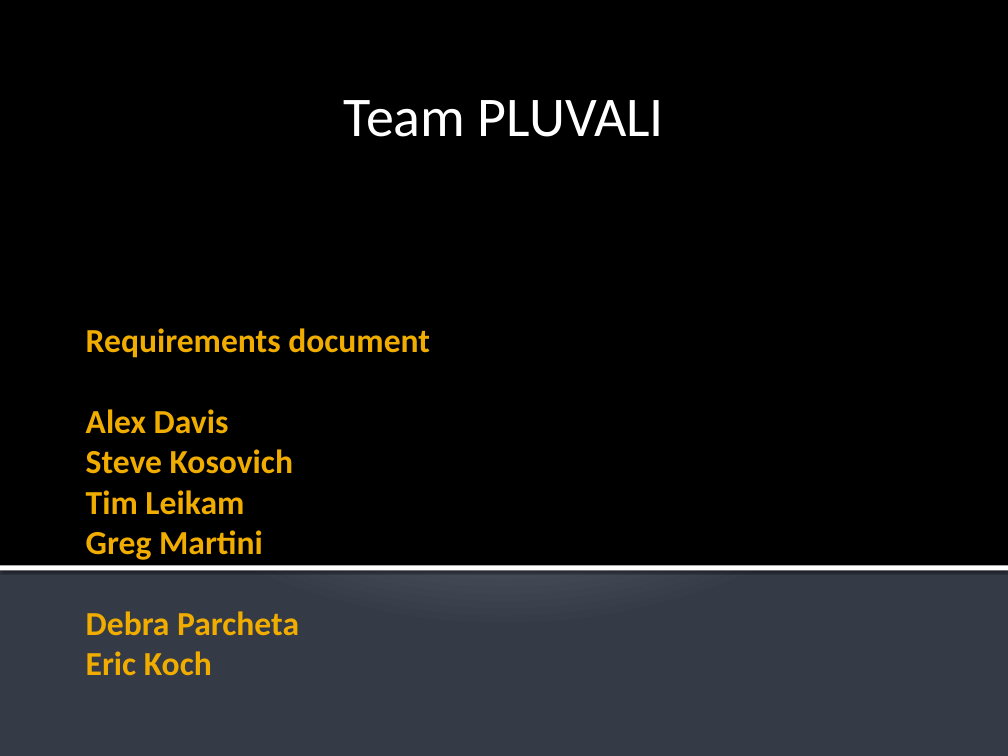
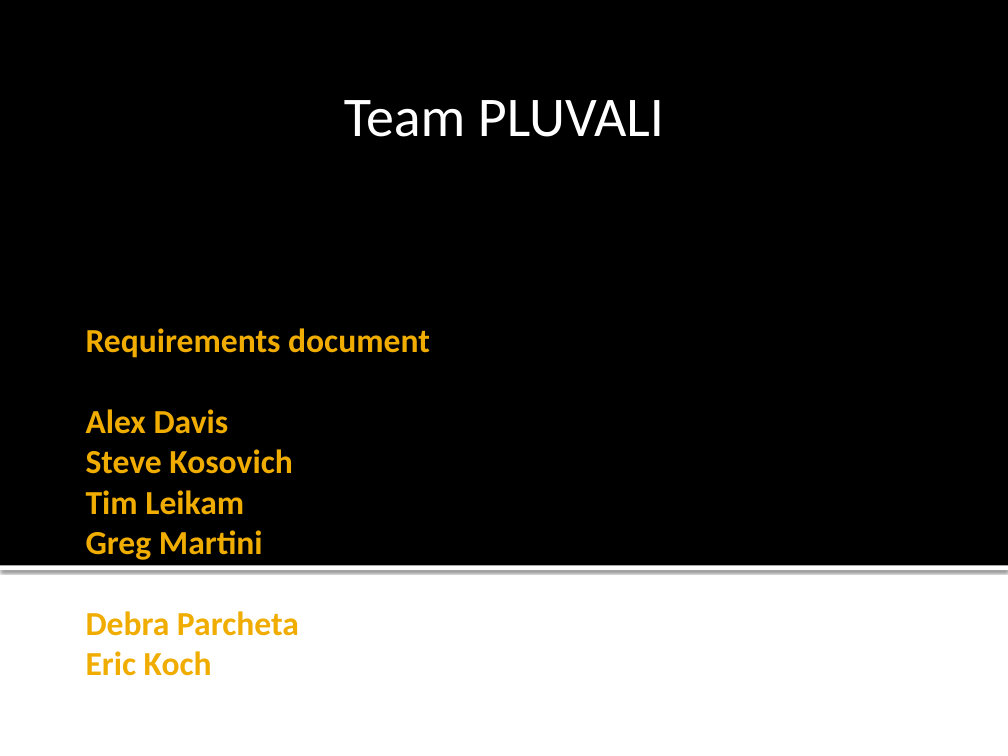
Before and after one commit to GregMartini/pluvali, a slide deck: slide 1 of Documentation/Requirements_PLUVALI _presentation.pptx. Drawn at 1008x756 pixels with LibreOffice and Linux fonts; fonts in the diff are those of the drawing. Boxes give left, top, right and bottom in pixels: in the first picture for what was removed or moved away, otherwise in the second. Text is boxed around its words. In the diff, an @@ line names an element or a change of style, - is before the commit and + after.

Commit message:
Requirements Presentation
I shortened the req. pres. to the title page and one page of
requirements, changing a few things that we had discussed with Katie
before. There are still some sentences, but they're shorter and more to
the point.

```diff
--- a/Documentation/Requirements_PLUVALI _presentation.pptx
+++ b/Documentation/Requirements_PLUVALI _presentation.pptx
@@ background gradient #C1C5D3 to #BFC4D2 to #353B47 to #FFFFFF @@
```
Also in this commit, not shown: 1 other slide changed, 1 slide removed.
